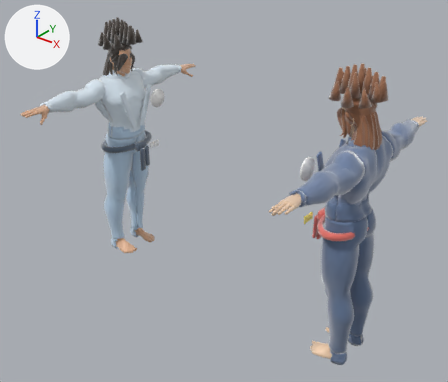
The glTF model public/animations/bjj/grip_fighting.glb as it was, and as the next commit left it.
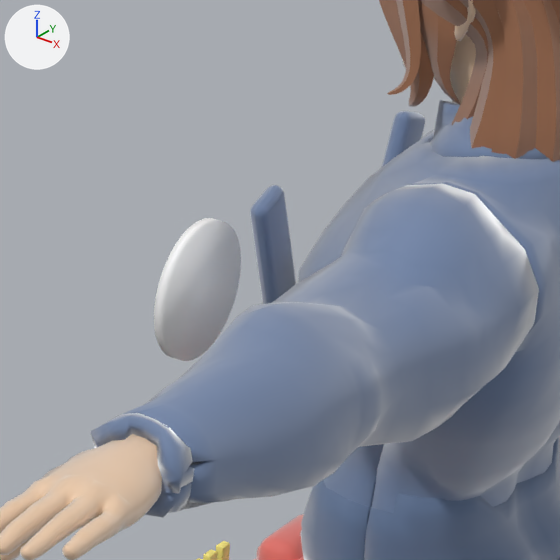
The first picture shows the older version from a 50 mm lens placed at (2.77, -3.4, 3.04), pointed at (0.05, 0.0, 0.93). The close-ups show the older and then the newer version on the part from 61% to 82% of the width and 31% to 56% of the height of that picture. Only the edits that show in the close-ups are written down. Every picture has the same lights, and +X, +Y and +Z are marked at upper left. Where no turn or scale is listed for an object, it has been applied to the vertices.

The first close-up shows 'JQ_Defender_Belt_Knot', 'JQ_Defender_Body', 'JQ_Defender_ChestPatch', 'JQ_Defender_GiJacket', 'JQ_Defender_GiPantsMesh', 'JQ_Defender_HairLong', 'JQ_Defender_Lapel_L', 'JQ_Defender_Lapel_R' and 2 more.
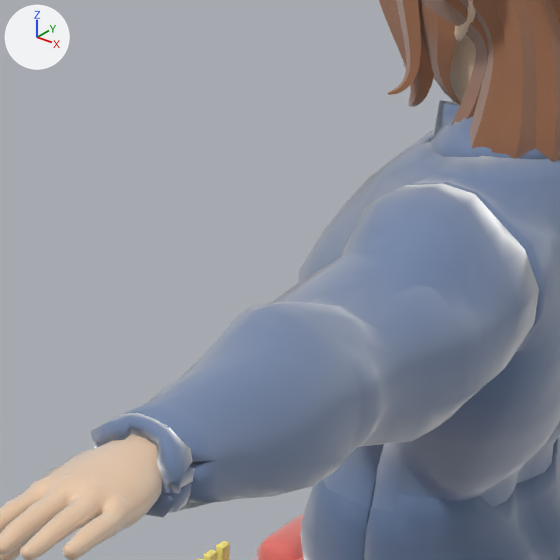
Where the change shows, as pixel boxes (x1, y1, x2, y2) in the close-ups (560 x 560 px):
'JQ_Defender_ChestPatch', no longer drawn
    before: (154, 218, 241, 361)
'JQ_Defender_Lapel_R', no longer drawn (blue)
    before: (250, 185, 296, 304)
'JQ_Defender_Lapel_L', no longer drawn (blue)
    before: (382, 111, 425, 167)

Edits to the bpy script that builds the scene:
```text
Change ob_jq_defender_lapel_l:
    ob_jq_defender_lapel_l.rotation_euler: (0.0, 0.0, -1.571) -> (0.0, 0.0, 0.0)  # degrees (0, 0, -90) -> degrees (0, 0, 0)
    ob_jq_defender_lapel_l.scale: (1.05, 1.05, 1.05) -> (1.0, 1.0, 1.0)
    ob_jq_defender_lapel_l: bpy.data.objects.new('JQ_Defender_Lapel_L', me_cube_009) -> bpy.data.objects.new('JQ_Defender_Lapel_L', None)
    ob_jq_defender_lapel_l.location: (1.12, -0.02, 0.0) -> (0.0, 0.0, 0.0)
Change ob_jq_defender_lapel_r:
    ob_jq_defender_lapel_r.rotation_euler: (0.0, 0.0, -1.571) -> (0.0, 0.0, 0.0)  # degrees (0, 0, -90) -> degrees (0, 0, 0)
    ob_jq_defender_lapel_r.scale: (1.05, 1.05, 1.05) -> (1.0, 1.0, 1.0)
    ob_jq_defender_lapel_r: bpy.data.objects.new('JQ_Defender_Lapel_R', me_cube_010) -> bpy.data.objects.new('JQ_Defender_Lapel_R', None)
    ob_jq_defender_lapel_r.location: (1.12, -0.02, 0.0) -> (0.0, 0.0, 0.0)
Change ob_jq_defender_chestpatch:
    ob_jq_defender_chestpatch.rotation_euler: (0.0, 0.0, -1.571) -> (0.0, 0.0, 0.0)  # degrees (0, 0, -90) -> degrees (0, 0, 0)
    ob_jq_defender_chestpatch.scale: (1.05, 1.05, 1.05) -> (1.0, 1.0, 1.0)
    ob_jq_defender_chestpatch: bpy.data.objects.new('JQ_Defender_ChestPatch', me_cylinder_001) -> bpy.data.objects.new('JQ_Defender_ChestPatch', None)
    ob_jq_defender_chestpatch.location: (1.12, -0.02, 0.0) -> (0.0, 0.0, 0.0)
```
